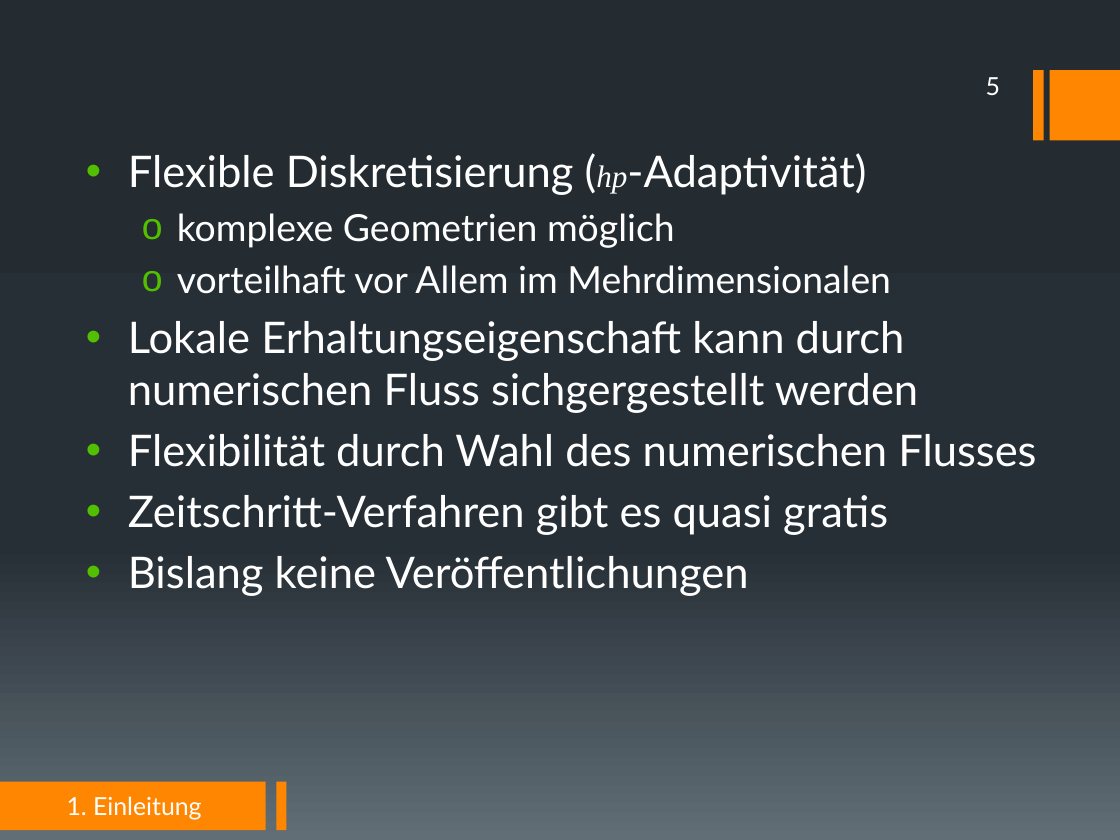
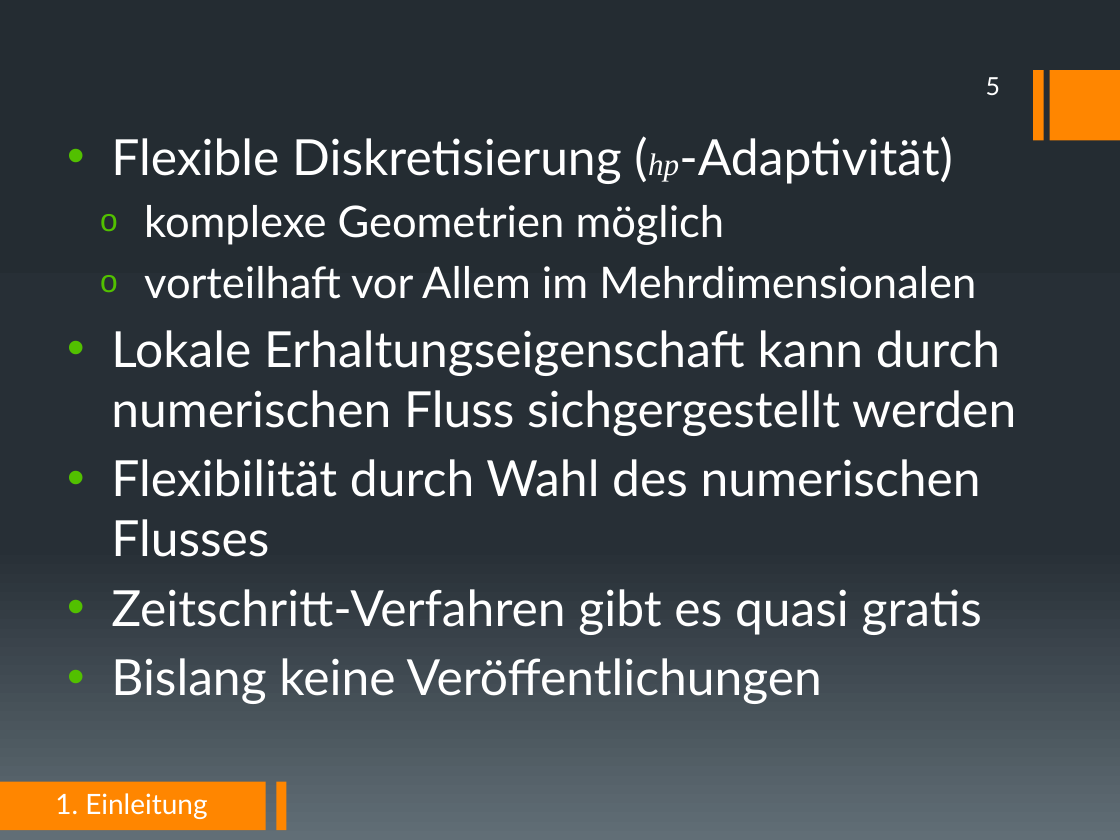
Before and after one commit to DerKleineGauss/Masterarbeit, a slide deck: slide 5 of Abschlussvortrag/Präsentation.pptx. Drawn at 1120x840 pixels with LibreOffice and Linux fonts; fonts in the diff are those of the drawing. Boxes give left, top, right and bottom in pixels: in the first picture for what was removed or moved away, otherwise in the second. Text is boxed around its words. In the diff, an @@ line names an element or a change of style, - is before the commit and + after.

```diff
--- a/Abschlussvortrag/Präsentation.pptx
+++ b/Abschlussvortrag/Präsentation.pptx
@@ text "Flexible Diskretisierung (hp-Adaptivität)": place and size @@
-text "Flexible Diskretisierung (hp-Adaptivität)" at box(128, 153, 1036, 596)
+text "Flexible Diskretisierung (hp-Adaptivität)" at box(111, 136, 1016, 704)
@@ text "Flexible Diskretisierung (hp-Adaptivität)" at box(111, 136, 1016, 704): size 28 to 32 pt in "Flexible Diskretisierung (hp-Adaptivität)", "Lokale Erhaltungseigenschaft kann durch numerischen Fluss si ...", "Flexibilität durch Wahl des numerischen Flusses", "Zeitschritt-Verfahren gibt es quasi gratis" and 1 more places; size 24 to 28 pt in "komplexe Geometrien möglich", "vorteilhaft vor Allem im Mehrdimensionalen"; indent changed @@
@@ text added at box(55, 793, 207, 819), 18 pt, text #FFFFFF @@
+1. Einleitung
@@ text removed at box(67, 796, 201, 820) @@
-1. Einleitung
```
Also in this commit, not shown: 3 other slides changed, 4 slides added, 1 slide removed, 3 other files.
